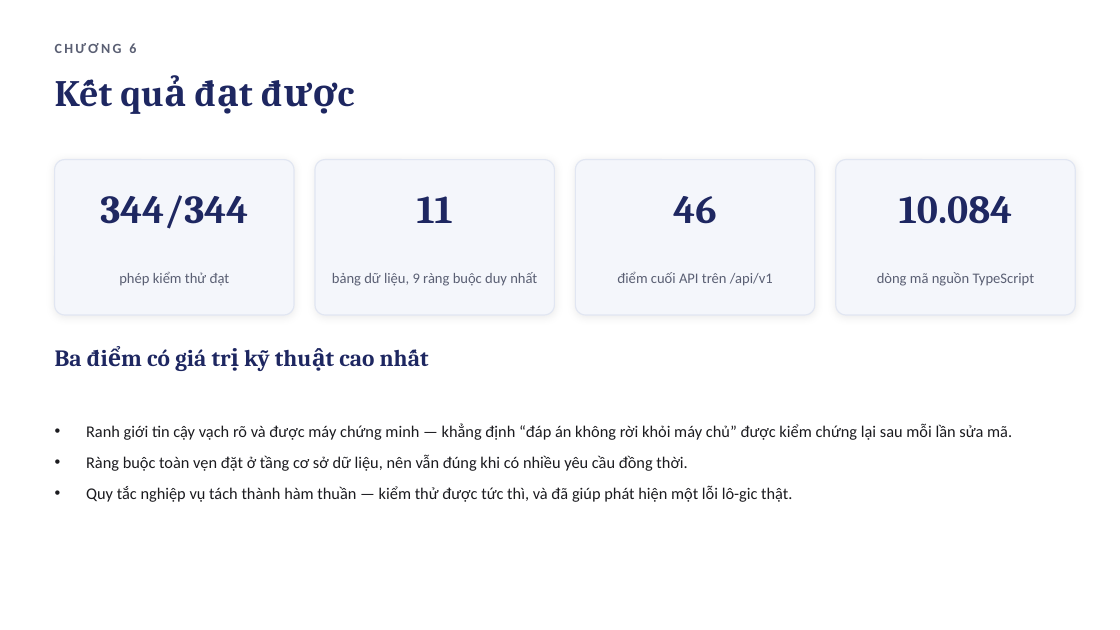
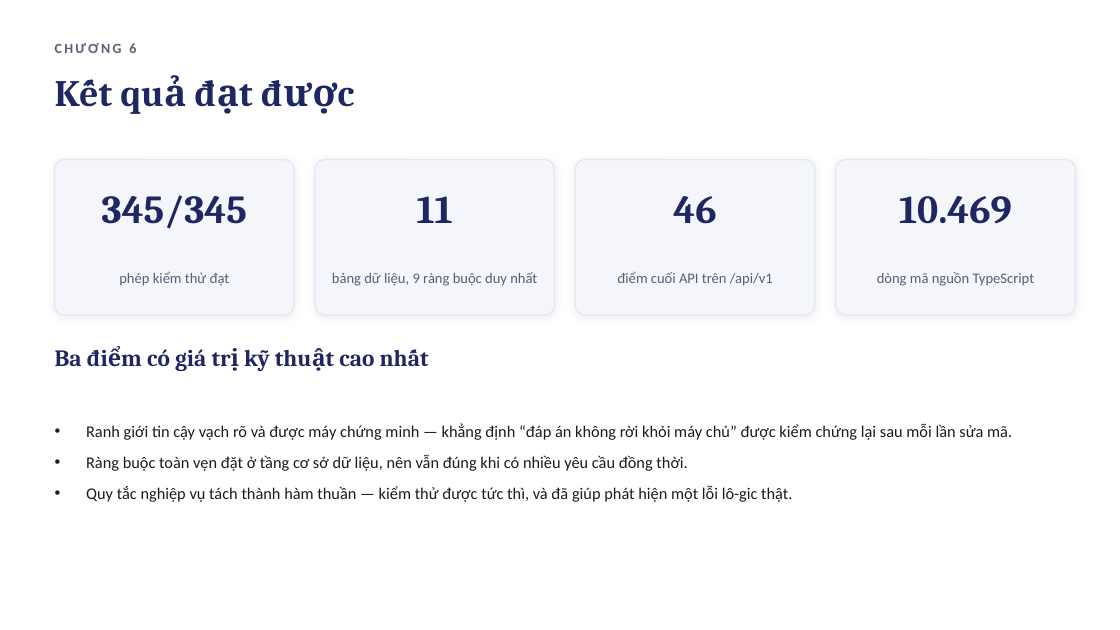
Before and after one commit to tamthientinvu-coder/FinalProjectJS, a slide deck: slide 15 of docs/SLIDE-BAO-VE-LearnQuiz.pptx. Drawn at 1120x630 pixels with LibreOffice and Linux fonts; fonts in the diff are those of the drawing. Boxes give left, top, right and bottom in pixels: in the first picture for what was removed or moved away, otherwise in the second. Text is boxed around its words. In the diff, an @@ line names an element or a change of style, - is before the commit and + after.

```diff
--- a/docs/SLIDE-BAO-VE-LearnQuiz.pptx
+++ b/docs/SLIDE-BAO-VE-LearnQuiz.pptx
@@ text at bbox=[102, 195, 247, 229]: text changed @@
-344/344
+345/345
@@ text at bbox=[899, 196, 1012, 224]: text changed @@
-10.084
+10.469
```
Also in this commit, not shown: 2 other slides changed, 6 other files.
